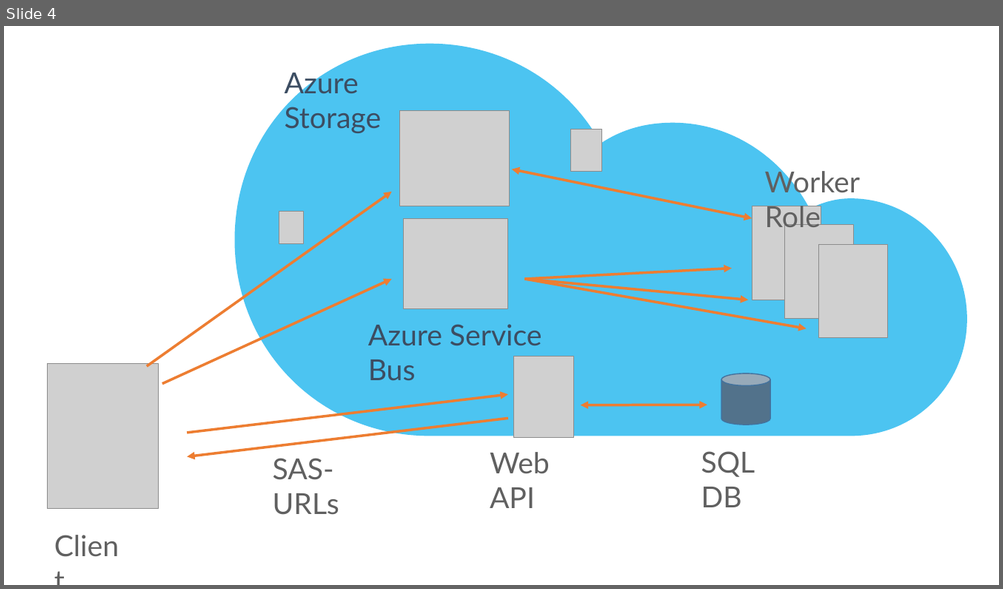
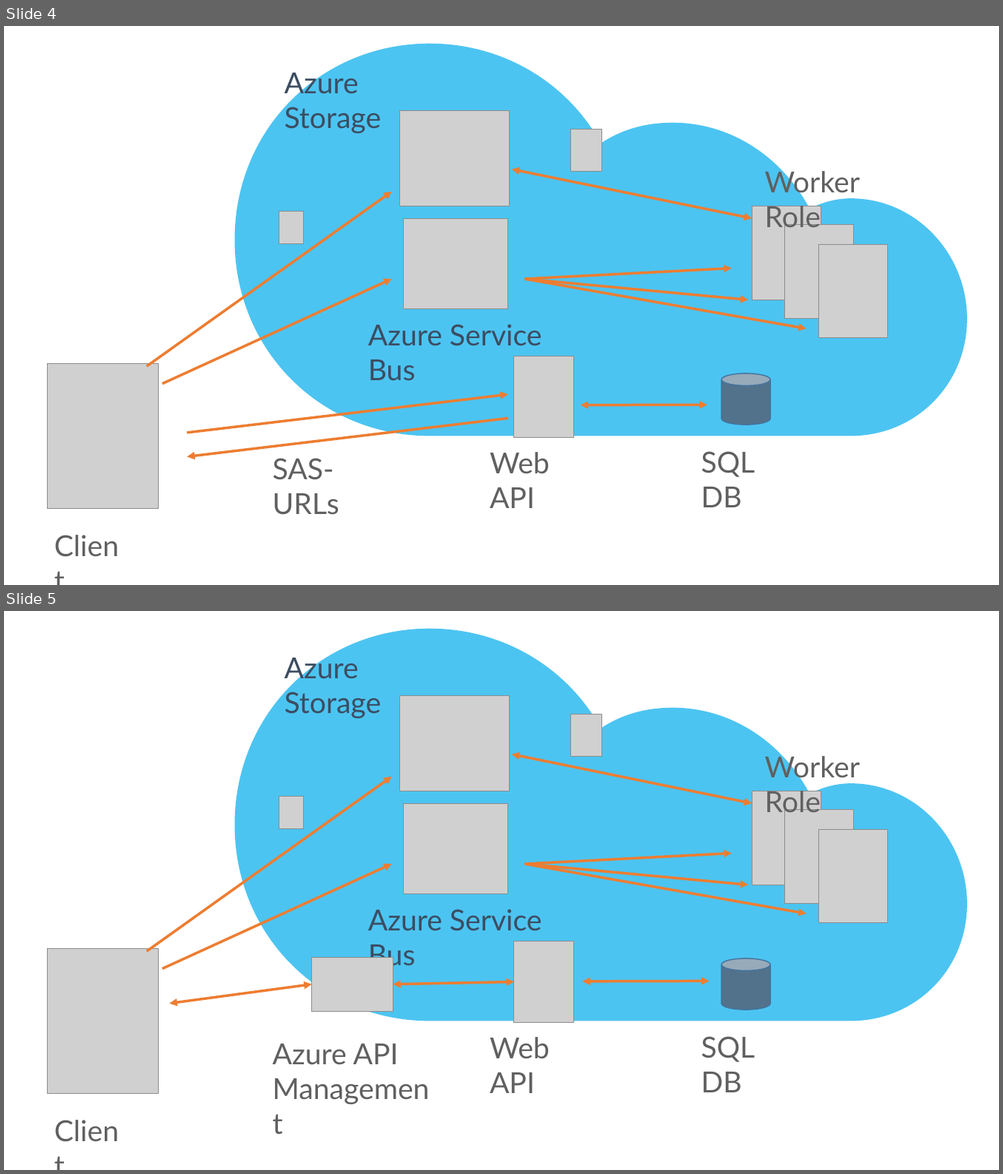
Before and after one commit to rolandkru/bbvAcademyAzure, a slide deck: labs/Graphics.pptx. Shown one above the other, each under a label of ours: slide 4 before the commit, slides 4 and 5 after it. The pictures are 1003x589 and 1003x1174 pixels, drawn with LibreOffice and Linux fonts; fonts in the diff are those of the drawing; grey boxes stand for pictures. Boxes give left, top, right and bottom in pixels: in the first picture for what was removed or moved away, otherwise in the second. Text is boxed around its words. In the diff, an @@ line names an element or a change of style, - is before the commit and + after.

```diff
--- a/labs/Graphics.pptx
+++ b/labs/Graphics.pptx
@@ slide 5 added at [4,611,999,1170], background #FFFFFF @@
@@ freeform shape added at [235,629,967,1022], fill #00ABEC at 70% opacity @@
@@ text added at [284,653,381,718], 28 pt, text #3C4D62 @@
+Azure Storage
@@ picture added at [399,695,509,792] @@
@@ picture added at [570,715,602,757] @@
@@ double arrow added from (512, 755) to (751, 803), #ED7D31 2.5 pt @@
@@ text added at [765,752,859,818], 28 pt, text #606060 @@
+Worker Role
@@ arrow added from (147, 951) to (392, 777), #ED7D31 2.5 pt @@
@@ picture added at [279,797,304,829] @@
@@ picture added at [403,803,508,894] @@
@@ picture added at [751,792,821,886] @@
@@ picture added at [785,810,854,904] @@
@@ picture added at [819,829,888,923] @@
@@ arrow added from (525, 864) to (731, 854), #ED7D31 2.5 pt @@
@@ arrow added from (162, 969) to (392, 864), #ED7D31 2.5 pt @@
@@ arrow added from (525, 864) to (806, 914), #ED7D31 2.5 pt @@
@@ arrow added from (525, 864) to (748, 885), #ED7D31 2.5 pt @@
@@ text added at [368,909,542,971], 28 pt, text #3C4D62 @@
+Azure Service Bus
@@ picture added at [514,942,573,1022] @@
@@ picture added at [47,949,159,1094] @@
@@ picture added at [311,958,392,1012] @@
@@ cylinder added at [721,959,770,1010], fill #52728B, outline #43739E 1 pt @@
@@ double arrow added from (170, 1003) to (311, 985), #ED7D31 2.5 pt @@
@@ double arrow added from (392, 985) to (514, 982), #ED7D31 2.5 pt @@
@@ double arrow added from (582, 982) to (709, 981), #ED7D31 2.5 pt @@
@@ text added at [273,1044,398,1065], 28 pt, text #606060 @@
+Azure API
+Management
@@ text added at [489,1037,549,1093], 28 pt, text #606060 @@
+Web API
@@ text added at [701,1037,755,1093], 28 pt, text #606060 @@
+SQL DB
@@ text added at [46,1110,131,1152], 28 pt, text #606060 @@
+Client
```
Also in this commit, not shown: 1 slide changed, 13 other files.
